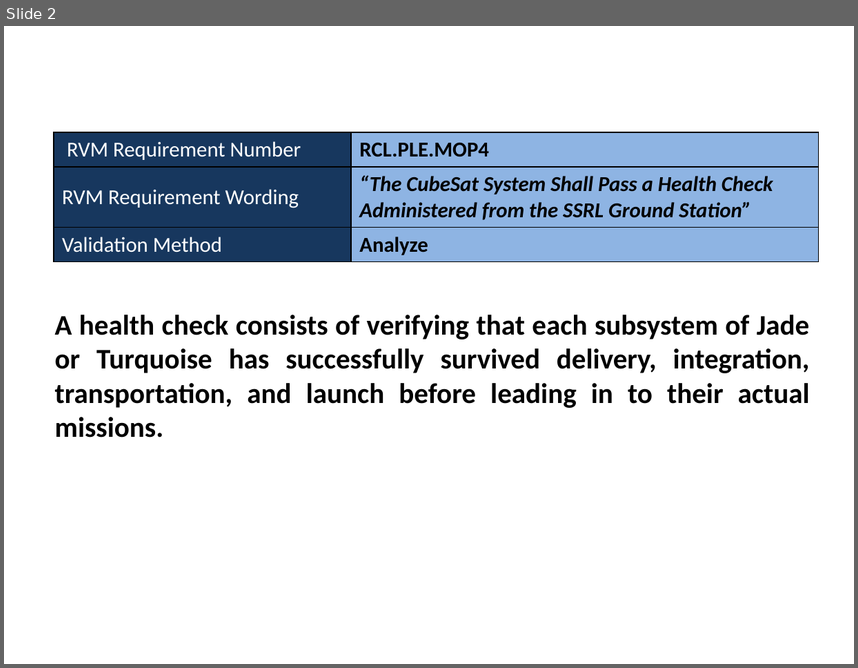
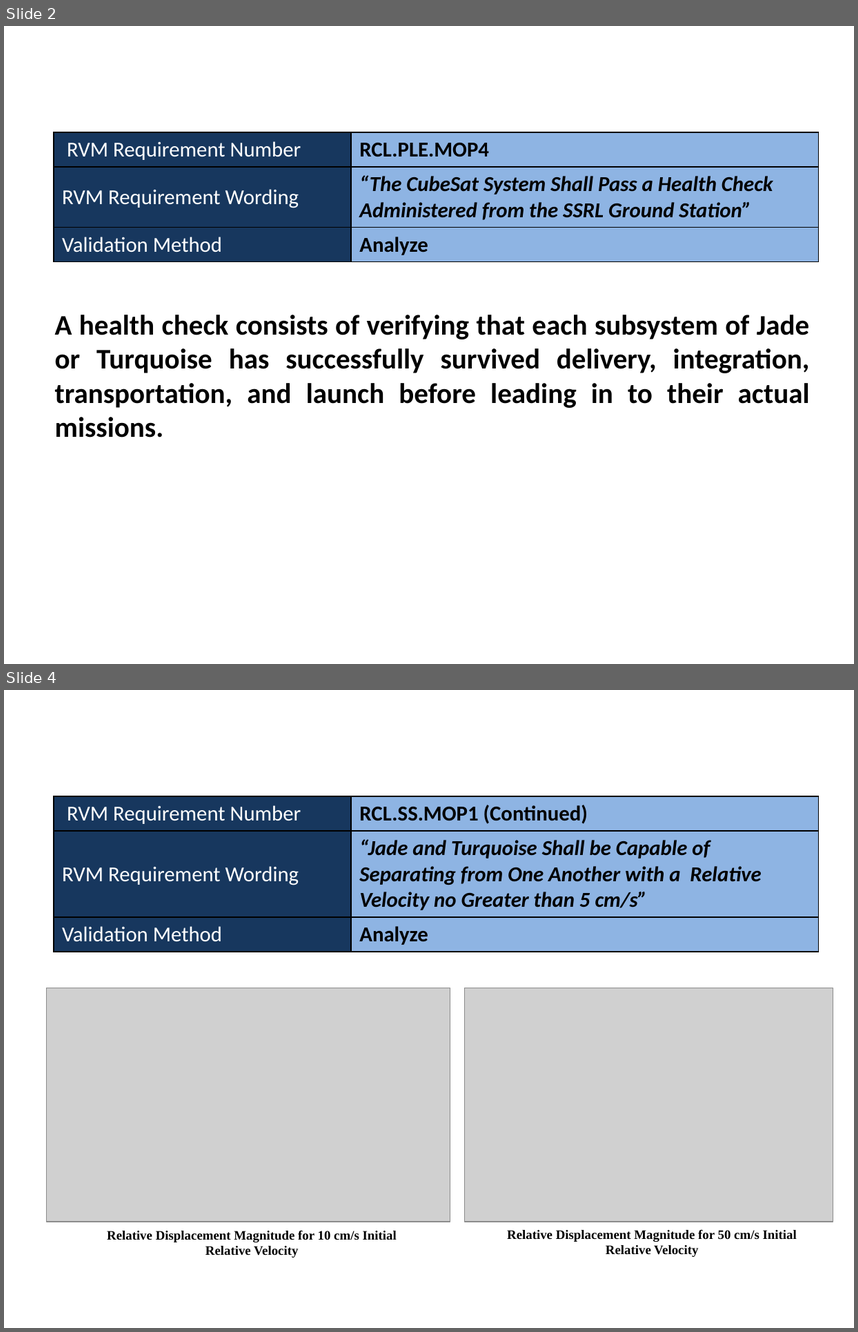
Before and after one commit to RascalSeniorDesign/Preliminary-Design, a slide deck: CMQA/Presentations/Tom Slides/Tom Slides.pptx. Shown one above the other, each under a label of ours: slide 2 before the commit, slides 2 and 4 after it; the slides between them are not shown. The pictures are 858x668 and 858x1332 pixels, drawn with LibreOffice and Linux fonts; fonts in the diff are those of the drawing; grey boxes stand for pictures. Boxes give left, top, right and bottom in pixels: in the first picture for what was removed or moved away, otherwise in the second. Text is boxed around its words. In the diff, an @@ line names an element or a change of style, - is before the commit and + after.

Commit message:
Added requirement RCL.SS.MOP1

```diff
--- a/CMQA/Presentations/Tom Slides/Tom Slides.pptx
+++ b/CMQA/Presentations/Tom Slides/Tom Slides.pptx
@@ slide 4 added at box(4, 690, 854, 1328), background #FFFFFF @@
@@ table added at box(53, 796, 818, 950), 3 rows, 2 columns @@
+RVM Requirement Number | RCL.SS.MOP1 (Continued)
+RVM Requirement Wording | “Jade and Turquoise Shall be Capable of Separating from One Another with a Relative Velocity no Greater than 5 cm/s”
+Validation Method | Analyze
@@ picture added at box(47, 987, 450, 1221) @@
@@ picture added at box(465, 987, 833, 1221) @@
@@ text added at box(107, 1230, 397, 1257), 11 pt, text #000000, bold @@
+Relative Displacement Magnitude for 10 cm/s Initial Relative Velocity
@@ text added at box(507, 1229, 797, 1256), 11 pt, text #000000, bold @@
+Relative Displacement Magnitude for 50 cm/s Initial Relative Velocity
```
Also in this commit, not shown: 1 slide changed, 1 other slide added.
